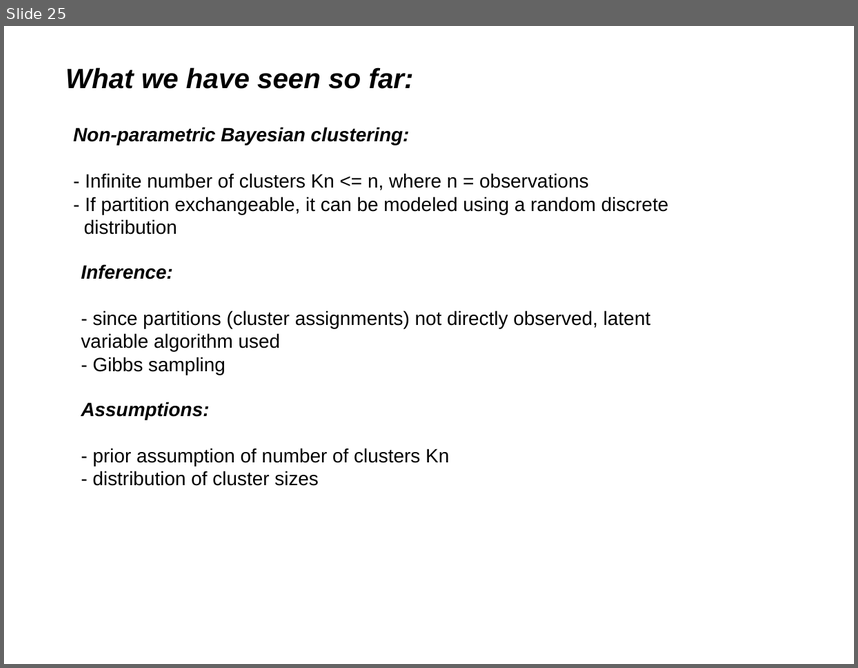
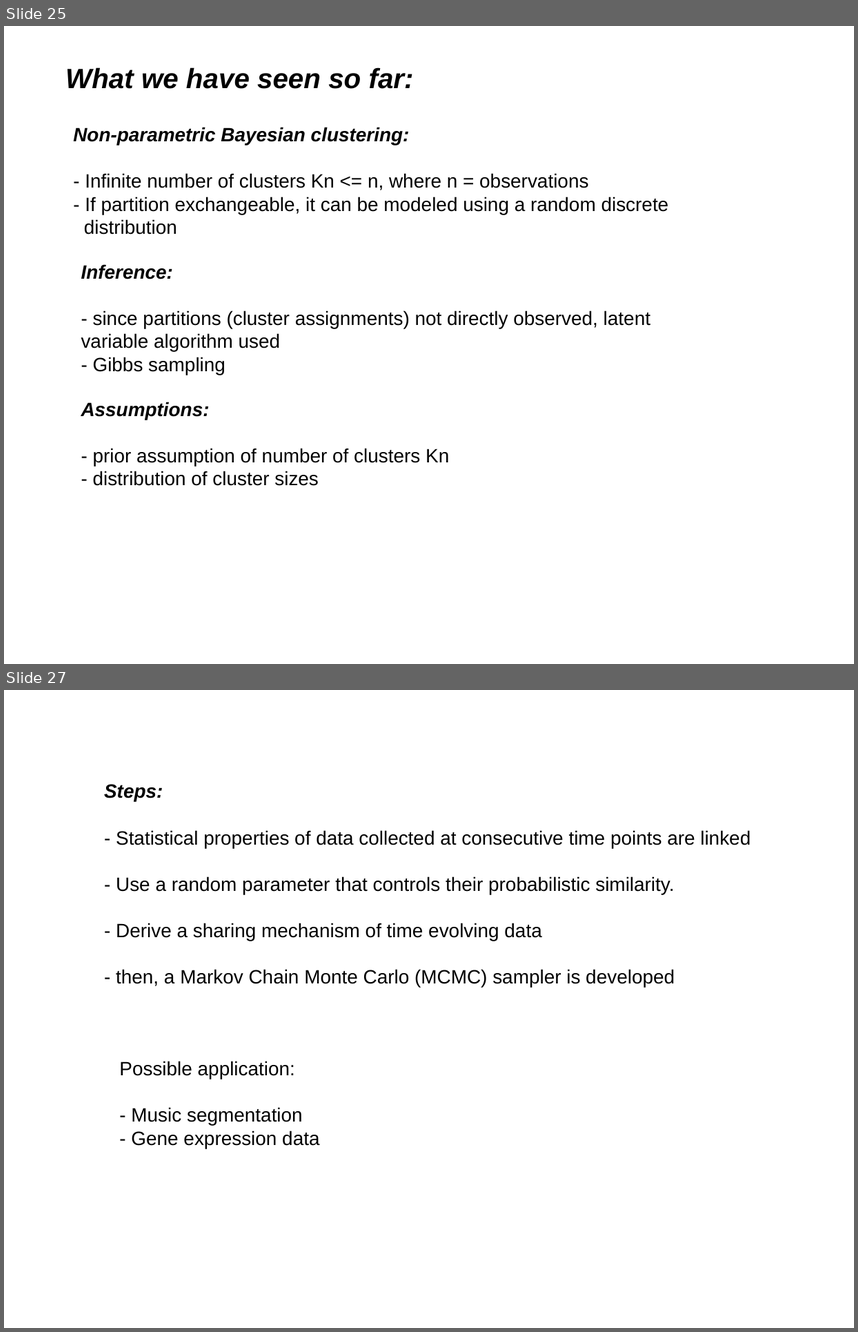
Before and after one commit to afcarl/Dirichlet_Processes, a slide deck: version_2.odp. Shown one above the other, each under a label of ours: slide 25 before the commit, slides 25 and 27 after it; the slides between them are not shown. The pictures are 858x668 and 858x1332 pixels, drawn with LibreOffice and Linux fonts; fonts in the diff are those of the drawing. Boxes give left, top, right and bottom in pixels: in the first picture for what was removed or moved away, otherwise in the second. Text is boxed around its words. In the diff, an @@ line names an element or a change of style, - is before the commit and + after.

Commit message:
music segmentation example added

```diff
--- a/version_2.odp
+++ b/version_2.odp
@@ slide 27 added at <box>4,690,854,1328</box>, background #FFFFFF @@
@@ text added at <box>104,784,751,987</box>, 18 pt, text #000000 @@
+Steps:
+- Statistical properties of data collected at consecutive time points are linked
+- Use a random parameter that controls their probabilistic similarity.
+- Derive a sharing mechanism of time evolving data
+- then, a Markov Chain Monte Carlo (MCMC) sampler is developed
@@ text added at <box>119,1061,319,1148</box>, 18 pt, text #000000 @@
+Possible application:
+- Music segmentation
+- Gene expression data
```
Also in this commit, not shown: 4 other slides added, 1 slide removed.
